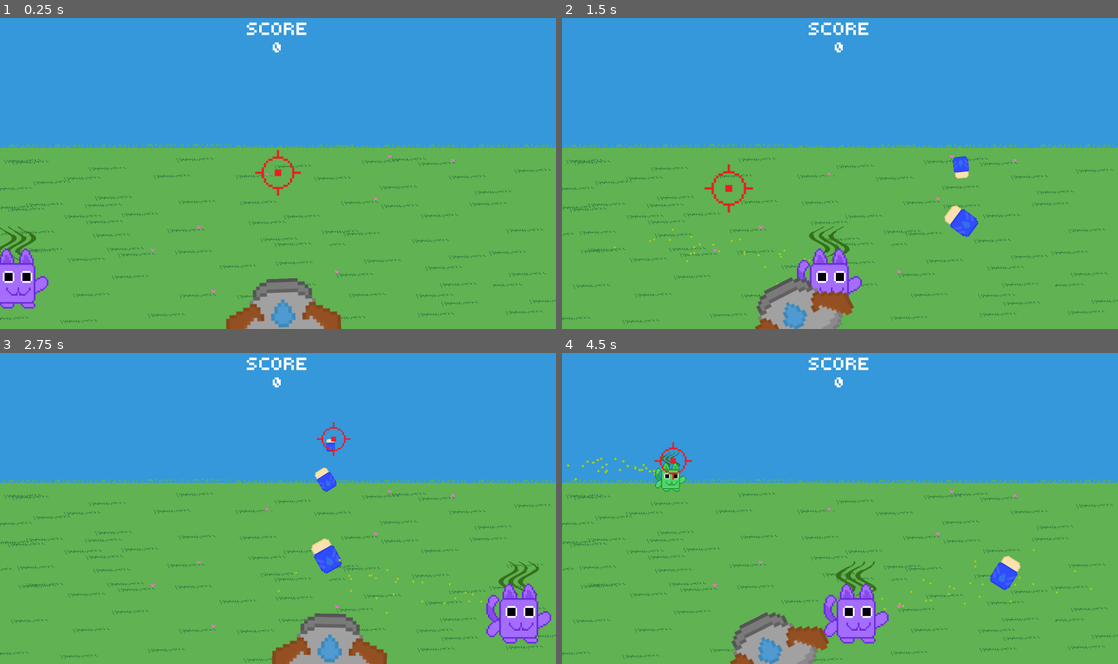
Above: before the commit, frames 1-4 (two rows, left to right).
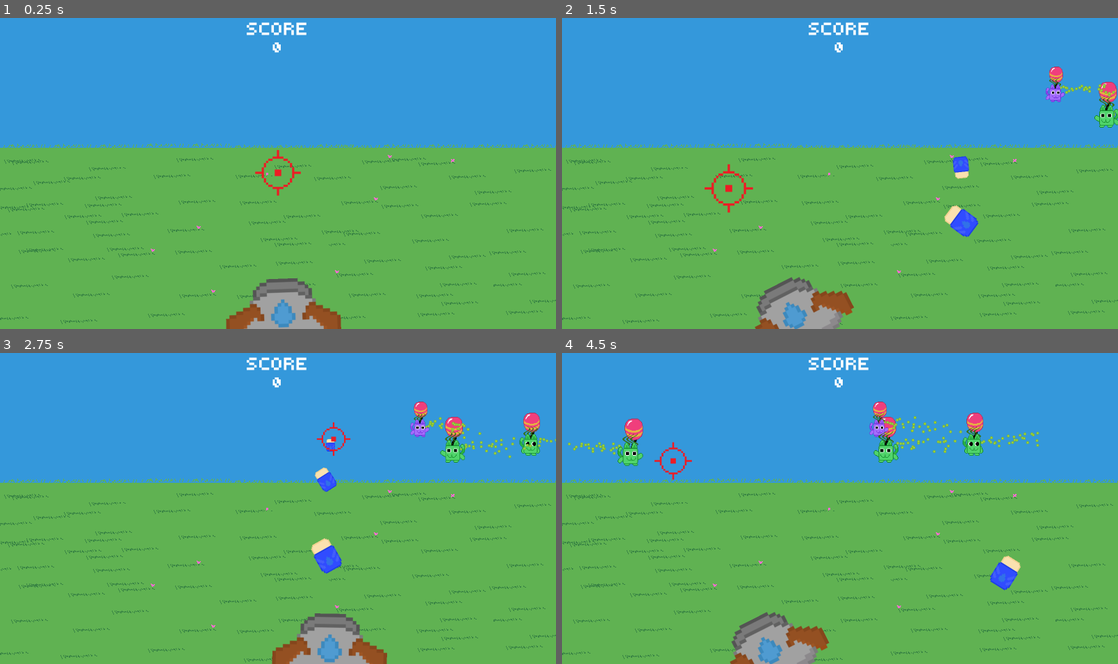
Above: after the commit, the same moments.

Repository: asterbot/uwgdc-game-jam-2025
Game: Godot game, scene res://scenes/main/main.tscn
Same seed, same stepped clock (60 frames per second), same inputs: the game is played once before the commit and once after it. This scene is started directly instead of the project's main scene.
Inputs (mouse positions are in pixels of both pictures, inside the frame that each line leads up to):
- Up to frame 1 (0.25 s): no input
- Up to frame 2 (1.5 s): move the mouse to (962, 157) at 0.52 s; press the mouse at (962, 157) at 0.53 s; move the mouse to (728, 189) at 1.27 s; release the mouse at (728, 189) at 1.28 s; click (728, 189) at 1.35 s
- Up to frame 3 (2.75 s): move the mouse to (333, 440) at 2.02 s; press the mouse at (333, 440) at 2.03 s
- Up to frame 4 (4.5 s): move the mouse to (812, 570) at 2.77 s; release the mouse at (812, 570) at 2.78 s; click (812, 570) at 2.85 s; move the mouse to (1006, 555) at 3.52 s; press the mouse at (1006, 555) at 3.53 s; move the mouse to (673, 461) at 4.27 s; release the mouse at (673, 461) at 4.28 s; click (673, 461) at 4.35 s

The runs differ from the first frame. In frame 1, 1.4% of the frame differs, in the area x 0-9%, y 66-94%; in frame 2, 2.1%; in frame 3, 3.1%; in frame 4, 4.2%, in the area x 0-96%, y 15-94%.

Commit message:
web build

Diff:
--- a/globals/globals.gd
+++ b/globals/globals.gd
@@ -15,10 +15,10 @@
 
 var WAVES = {
 	0: {
-		"ground_cats": 4,
-		"balloon_cats": 0,
+		"ground_cats": 0,
+		"balloon_cats": 5,
 		"bushes": 0,
-		"spawn_cooldown": 3
+		"spawn_cooldown": 1
 	},
 	1: {
 		"ground_cats": 4,
--- a/scenes/cat_enemies/cat.gd
+++ b/scenes/cat_enemies/cat.gd
@@ -65,7 +65,7 @@
 	else:
 		self.z_index = Globals.NUM_Z_INDICES + 1 # make death animation visible above everything
 
-	if (!is_dropping):
+	if (!is_dropping or dying):
 		velocity = raw_velocity * depth
 	else:
 		velocity = Vector2(0,300)
Not shown, added: export_presets.cfg
Not shown: 1 places in scenes/bush/bush.tscn that only renumber resources
Not shown: 1 places in scenes/cat_enemies/balloon.tscn that only renumber resources
Not shown: 1 places in scenes/cat_enemies/cat.tscn that only renumber resources
Not shown: 1 places in scenes/player/player.tscn that only renumber resources
Not shown: 1 places in scenes/projectile/projectile.tscn that only renumber resources
Not shown: 1 places in scenes/score/score.tscn that only renumber resources
Not shown: 1 places in scenes/win_scene.tscn that only renumber resources
Binary file added: web/index.apple-touch-icon.png
Binary file added: web/index.icon.png
Binary file added: web/index.png
Not shown, added: web/index.audio.worklet.js
(and 5 more such lines)
